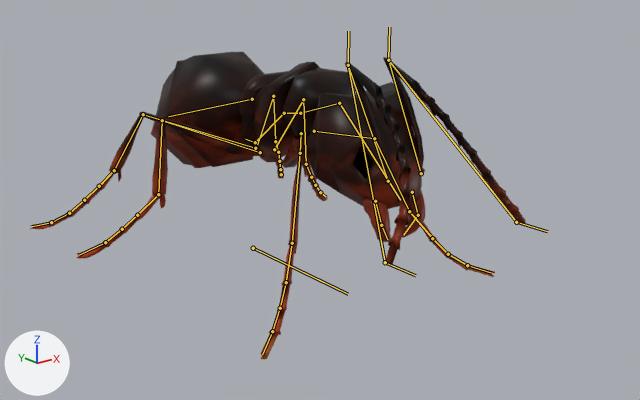
One commit to the Blender file Modelli/Formica/Regina/Regina.blend: the scene before it, then after it.
Rendered twice from a 50 mm camera at (-16.6, -22.2, 8.9) aimed at (0.3, -1.2, 0.5). The axes (+X, +Y, +Z) are drawn at lower left. The lights are the same throughout. The bones that bend it are drawn over the model as lines.

Objects in the first picture: 'Ant'.
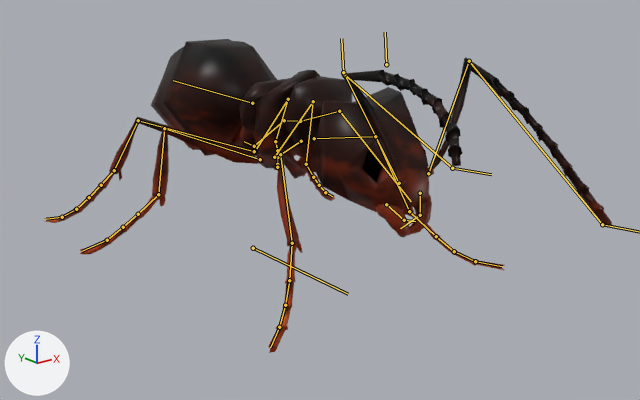
The newer file adds an action. The first version stands in its rest pose; the second is drawn at frame 150 of the action 'ArmatureAction'.

Patch to the scene script:
```diff
--- a/Modelli/Formica/Regina/Regina.blend.py
+++ b/Modelli/Formica/Regina/Regina.blend.py
@@ bone_bone_014_l_001 @@
 bone_bone_014_l_001 = bpy.data.objects['Armature'].pose.bones['Bone.014.L.001']  # child of 'Bone.011'
-bone_bone_014_l_001.rotation_quaternion = (1.0, 0.0, 0.0, 0.0)  # degrees (0, 0, 0)
+bone_bone_014_l_001.rotation_quaternion = (0.998, -0.039, 0.039, -0.007)  # degrees (-5, 4, -1)
@@ bone_bone_014_r_001 @@
 bone_bone_014_r_001 = bpy.data.objects['Armature'].pose.bones['Bone.014.R.001']  # child of 'Bone.011'
-bone_bone_014_r_001.rotation_quaternion = (1.0, 0.0, 0.0, 0.0)  # degrees (0, 0, 0)
+bone_bone_014_r_001.rotation_quaternion = (0.998, 0.051, 0.048, 0.0)  # degrees (6, 6, 0)
@@ bone_bone_008_l_001 @@
 bone_bone_008_l_001 = bpy.data.objects['Armature'].pose.bones['Bone.008.L.001']  # child of 'Bone.011'
-bone_bone_008_l_001.rotation_quaternion = (1.0, 0.0, 0.0, 0.0)  # degrees (0, 0, 0)
+bone_bone_008_l_001.rotation_quaternion = (0.995, -0.044, -0.047, -0.069)  # degrees (-5, -6, -8)
@@ bone_bone_008_r_001 @@
 bone_bone_008_r_001 = bpy.data.objects['Armature'].pose.bones['Bone.008.R.001']  # child of 'Bone.011'
-bone_bone_008_r_001.rotation_quaternion = (1.0, 0.0, 0.0, 0.0)  # degrees (0, 0, 0)
+bone_bone_008_r_001.rotation_quaternion = (0.995, -0.044, 0.047, 0.069)  # degrees (-5, 6, 8)
@@ bone_bone_020_l_001 @@
 bone_bone_020_l_001 = bpy.data.objects['Armature'].pose.bones['Bone.020.L.001']  # child of 'Bone.011'
-bone_bone_020_l_001.rotation_quaternion = (1.0, 0.0, 0.0, 0.0)  # degrees (0, 0, 0)
+bone_bone_020_l_001.rotation_quaternion = (0.998, 0.049, 0.036, 0.03)  # degrees (6, 4, 4)
@@ bone_bone_020_r_001 @@
 bone_bone_020_r_001 = bpy.data.objects['Armature'].pose.bones['Bone.020.R.001']  # child of 'Bone.011'
-bone_bone_020_r_001.rotation_quaternion = (1.0, 0.0, 0.0, 0.0)  # degrees (0, 0, 0)
+bone_bone_020_r_001.rotation_quaternion = (0.992, 0.012, 0.092, -0.09)  # degrees (0, 11, -10)
@@ bone_bone @@
 bone_bone = bpy.data.objects['Armature'].pose.bones['Bone']  # child of 'Bone.009'
-bone_bone.location = (0.0, 0.0, 0.0)
+bone_bone.location = (0.0, -0.02, 0.12)
@@ bone_bone_001 @@
 bone_bone_001 = bpy.data.objects['Armature'].pose.bones['Bone.001']  # child of 'Bone'
-bone_bone_001.rotation_quaternion = (1.0, 0.0, 0.0, 0.0)  # degrees (0, 0, 0)
+bone_bone_001.rotation_quaternion = (0.999, 0.032, 0.0, 0.0)  # degrees (4, 0, 0)
@@ bone_bone_005 @@
 bone_bone_005 = bpy.data.objects['Armature'].pose.bones['Bone.005']  # child of 'Bone.002'
-bone_bone_005.rotation_quaternion = (1.0, 0.0, 0.0, 0.0)  # degrees (0, 0, 0)
+bone_bone_005.rotation_quaternion = (0.995, 0.093, 0.011, -0.03)  # degrees (11, 2, -3)
@@ bone_bone_018_l @@
 bone_bone_018_l = bpy.data.objects['Armature'].pose.bones['Bone.018.L']  # child of 'Bone.001'
-bone_bone_018_l.rotation_quaternion = (1.0, 0.0, 0.0, 0.0)  # degrees (0, 0, 0)
+bone_bone_018_l.rotation_quaternion = (0.989, -0.127, 0.06, 0.044)  # degrees (-14, 8, 4)
@@ bone_bone_018_r @@
 bone_bone_018_r = bpy.data.objects['Armature'].pose.bones['Bone.018.R']  # child of 'Bone.001'
-bone_bone_018_r.rotation_quaternion = (1.0, 0.0, 0.0, 0.0)  # degrees (0, 0, 0)
+bone_bone_018_r.rotation_quaternion = (0.991, -0.114, -0.052, -0.038)  # degrees (-13, -6, -4)
@@ bone_bone_004 @@
 bone_bone_004 = bpy.data.objects['Armature'].pose.bones['Bone.004']  # child of 'Bone.003'
-bone_bone_004.rotation_quaternion = (1.0, 0.0, 0.0, 0.0)  # degrees (0, 0, 0)
+bone_bone_004.rotation_quaternion = (0.996, -0.032, -0.018, -0.038)  # degrees (-4, -2, -4)
@@ bone_antenna_control_bone_l @@
 bone_antenna_control_bone_l = bpy.data.objects['Armature'].pose.bones['antenna control bone.L']  # child of 'Bone.004'
-bone_antenna_control_bone_l.location = (0.0, 0.0, 0.0)
+bone_antenna_control_bone_l.location = (0.03, 1.2, 0.07)
@@ bone_antenna_control_bone_r @@
 bone_antenna_control_bone_r = bpy.data.objects['Armature'].pose.bones['antenna control bone.R']  # child of 'Bone.004'
-bone_antenna_control_bone_r.location = (0.0, 0.0, 0.0)
+bone_antenna_control_bone_r.location = (0.1, 0.79, 1.32)
@@ bone_antenna_base_bone_r_001 @@
 bone_antenna_base_bone_r_001 = bpy.data.objects['Armature'].pose.bones['antenna base bone.R.001']  # child of 'Bone.004'
-bone_antenna_base_bone_r_001.location = (0.0, 0.0, 0.0)
+bone_antenna_base_bone_r_001.location = (-0.11, 0.0, 0.0)
@@ bone_mandibola0_l @@
 bone_mandibola0_l = bpy.data.objects['Armature'].pose.bones['Mandibola0.L']  # child of 'Bone.004'
-bone_mandibola0_l.rotation_quaternion = (1.0, 0.0, 0.0, 0.0)  # degrees (0, 0, 0)
+bone_mandibola0_l.rotation_quaternion = (0.961, 0.019, -0.121, 0.249)  # degrees (-1, -14, 29)
@@ bone_mandibola0_r @@
 bone_mandibola0_r = bpy.data.objects['Armature'].pose.bones['Mandibola0.R']  # child of 'Bone.004'
-bone_mandibola0_r.rotation_quaternion = (1.0, 0.0, 0.0, 0.0)  # degrees (0, 0, 0)
+bone_mandibola0_r.rotation_quaternion = (0.951, -0.032, 0.108, -0.287)  # degrees (-7, 11, -34)
@@ bone_bone_006_l @@
 bone_bone_006_l = bpy.data.objects['Armature'].pose.bones['Bone.006.L']  # child of 'Bone.003'
-bone_bone_006_l.rotation_quaternion = (1.0, 0.0, 0.0, 0.0)  # degrees (0, 0, 0)
+bone_bone_006_l.rotation_quaternion = (0.941, -0.262, -0.21, 0.039)  # degrees (-33, -22, 11)
@@ bone_bone_006_r @@
 bone_bone_006_r = bpy.data.objects['Armature'].pose.bones['Bone.006.R']  # child of 'Bone.003'
-bone_bone_006_r.rotation_quaternion = (1.0, 0.0, 0.0, 0.0)  # degrees (0, 0, 0)
+bone_bone_006_r.rotation_quaternion = (0.957, -0.031, 0.281, 0.063)  # degrees (-2, 33, 7)
@@ bone_bone_012_l @@
 bone_bone_012_l = bpy.data.objects['Armature'].pose.bones['Bone.012.L']  # child of 'Bone'
-bone_bone_012_l.rotation_quaternion = (1.0, 0.0, 0.0, 0.0)  # degrees (0, 0, 0)
+bone_bone_012_l.rotation_quaternion = (0.996, -0.082, 0.024, -0.013)  # degrees (-9, 3, -2)
@@ bone_bone_012_r @@
 bone_bone_012_r = bpy.data.objects['Armature'].pose.bones['Bone.012.R']  # child of 'Bone'
-bone_bone_012_r.rotation_quaternion = (1.0, 0.0, 0.0, 0.0)  # degrees (0, 0, 0)
+bone_bone_012_r.rotation_quaternion = (0.989, -0.131, -0.062, -0.019)  # degrees (-15, -7, -1)
```

Changed parts and their boxes (x1, y1, x2, y2) in the pictures (640 x 400 px):
'Ant', posed (14% wider)
    before: (30, 52, 526, 359)
    after: (44, 39, 612, 353)
bone 'Bone.014.L.001', root to tip
    before: (306, 164) to (311, 177)
    after: (306, 164) to (313, 177)
bone 'Bone.014.R.001', root to tip
    before: (158, 194) to (137, 215)
    after: (158, 194) to (138, 214)
bone 'Bone.008.L.001', root to tip
    before: (409, 211) to (432, 238)
    after: (409, 211) to (436, 236)
bone 'Bone.008.R.001', root to tip
    before: (292, 243) to (286, 282)
    after: (292, 243) to (289, 280)
bone 'Bone.020.L.001', root to tip
    before: (275, 141) to (278, 152)
    after: (275, 141) to (277, 150)
bone 'Bone.020.R.001', root to tip
    before: (114, 170) to (99, 186)
    after: (114, 170) to (101, 185)
bone 'Bone', root to tip
    before: (284, 113) to (300, 113)
    after: (284, 120) to (300, 121)
bone 'Bone.001', root to tip
    before: (284, 113) to (255, 142)
    after: (284, 120) to (254, 146)
bone 'Bone.005', root to tip
    before: (252, 99) to (168, 116)
    after: (252, 103) to (173, 80)
bone 'Bone.018.L', root to tip
    before: (256, 147) to (273, 96)
    after: (255, 151) to (288, 99)
bone 'Bone.018.R', root to tip
    before: (255, 148) to (143, 114)
    after: (254, 151) to (138, 120)
bone 'Bone.004', root to tip
    before: (339, 103) to (400, 200)
    after: (339, 111) to (411, 201)
bone 'antenna control bone.R', root to tip
    before: (385, 262) to (415, 275)
    after: (452, 168) to (491, 174)
bone 'antenna base bone.R.001', root to tip
    before: (348, 65) to (348, 31)
    after: (343, 72) to (341, 38)
bone 'Mandibola0.L', root to tip
    before: (412, 192) to (418, 215)
    after: (420, 193) to (420, 215)
bone 'Mandibola0.R', root to tip
    before: (375, 201) to (381, 225)
    after: (386, 204) to (404, 220)
bone 'Bone.006.L', root to tip
    before: (314, 131) to (374, 138)
    after: (314, 138) to (375, 136)
bone 'Bone.006.R', root to tip
    before: (301, 133) to (300, 153)
    after: (301, 141) to (280, 154)
bone 'Bone.012.L', root to tip
    before: (274, 149) to (303, 99)
    after: (274, 157) to (313, 101)
bone 'Bone.012.R', root to tip
    before: (260, 152) to (162, 120)
    after: (260, 159) to (164, 128)
